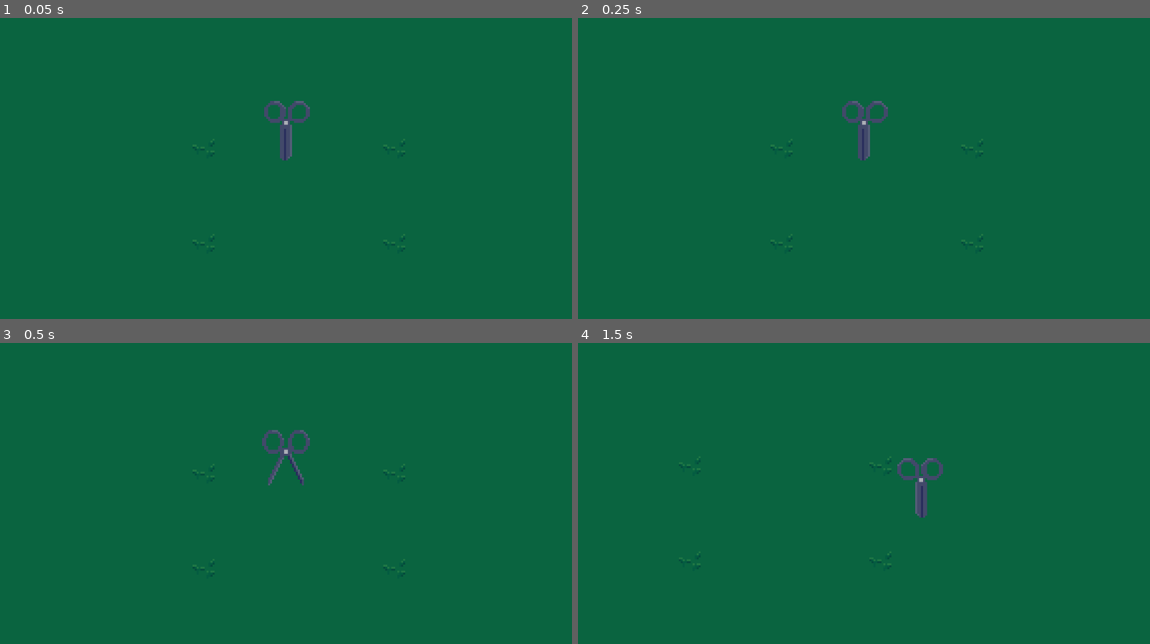
Above: before the commit, frames 1-4 (two rows, left to right).
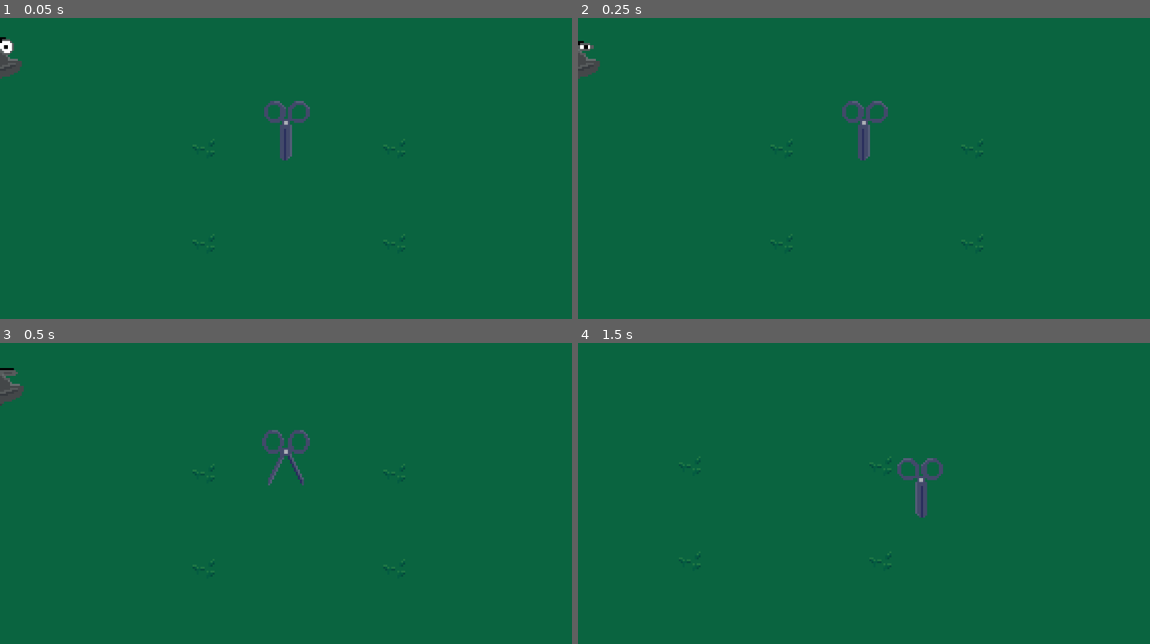
Above: after the commit, the same moments.

Repository: dat1010/walkingasscissors
Game: Godot game, scene res://scenes/game.tscn
Same seed, same stepped clock (60 frames per second), same inputs: the game is played once before the commit and once after it.
Inputs:
- Up to frame 1 (0.05 s): no input
- Up to frame 2 (0.25 s): no input
- Up to frame 3 (0.5 s): no input
- Up to frame 4 (1.5 s): hold Right (ui_right) 0.53-1.28 s; tap E (attack) at 0.6, 1.35 s; hold Down (ui_down) from 1.28 s (still down)

The runs differ from the first frame. In frame 1, 0.3% of the frame differs, in the area x 0-4%, y 6-21%; in frame 2, 0.3%; in frame 3, 0.3%; in frame 4, nothing differs.

Commit message:
added main game loop

Diff:
--- a/scenes/game.tscn
+++ b/scenes/game.tscn
@@ -19,6 +19,8 @@
 
 [node name="GameManager" type="Node" parent="."]
 script = ExtResource("1_5r31k")
+enemy_scene = ExtResource("3_8ubiw")
+player_node_path = NodePath("../Player")
 
 [node name="Player" parent="." instance=ExtResource("1_u3u7u")]
 z_index = 1
@@ -29,8 +31,5 @@
 format = 2
 layer_0/tile_data = PackedInt32Array(65538, 0, 1, 131074, 0, 1, 131073, 0, 0, 131072, 0, 1, 196607, 0, 1, 131071, 0, 1, …(10810 unchanged characters)…
 
-[node name="Enemy" parent="." instance=ExtResource("3_8ubiw")]
-position = Vector2(-71, -89)
-
 [node name="CharacterBody2D" parent="." instance=ExtResource("4_8u4n5")]
 position = Vector2(249, -89)
--- a/scrips/enemy.gd
+++ b/scrips/enemy.gd
@@ -6,6 +6,7 @@
 var health = 100
 var is_player_in_attack_zone = false
 var can_take_damage = true
+signal enemy_died
 
 @onready var animated_sprite_2d: AnimatedSprite2D = $AnimatedSprite2D
 @onready var take_damage_cooldown: Timer = $TakeDamageCooldown
@@ -56,6 +57,7 @@
 			if health <= 0:
 				#animated_sprite_2d.play("death")
 				#await animated_sprite_2d.animation_finished TODO this breaks the death of the rock. somehow the rock keeps going and wont die with this wait
+				emit_signal("enemy_died")
 				self.queue_free()
 
 func _on_take_damage_cooldown_timeout() -> void:
--- a/scrips/game_manager.gd
+++ b/scrips/game_manager.gd
@@ -4,3 +4,52 @@
 # 2. show story scene
 # 3. show main game
 # 4. show end screen
+
+@export var enemy_scene : PackedScene
+@export var player_node_path: NodePath
+@export var spawn_min: Vector2 = Vector2(-150, -150)
+@export var spawn_max: Vector2 = Vector2(150, 150)
+
+var current_round: int = 1
+var enemies_alive: int = 0
+var game_active: bool = true
+
+func _ready() -> void:
+	var player = get_node(player_node_path)
+
+	player.connect("player_died", Callable(self, "_on_player_died"))
+
+	start_round(current_round)
+
+func start_round(round_number: int) -> void:
+	enemies_alive = 0
+
+	for i in range(round_number):
+		var new_enemy = enemy_scene.instantiate()
+		add_child(new_enemy)
+
+		# Position the enemy randomly
+		var random_pos = Vector2(
+			randf_range(spawn_min.x, spawn_max.x),
+			randf_range(spawn_min.y, spawn_max.y)
+		)
+		new_enemy.position = random_pos
+
+		new_enemy.connect("enemy_died", Callable(self, "_on_enemy_died"))
+
+		enemies_alive += 1
+
+	print("Starting round %d with %d enemies" % [round_number, enemies_alive])
+
+
+func _on_enemy_died() -> void:
+	enemies_alive -= 1
+	print("Enemy died! Remaining: ", enemies_alive)
+
+	if enemies_alive <= 0 and game_active:
+		current_round += 1
+		start_round(current_round)
+
+func _on_player_died() -> void:
+	game_active = false
+	print("Game Over! You survived up to round %d" % current_round)
--- a/scrips/player.gd
+++ b/scrips/player.gd
@@ -4,6 +4,7 @@
 const SPEED = 100
 const BASE_HEALTH = 100
 var current_direction = "none"
+signal player_died
 @onready var attack_cooldown: Timer = $AttackCooldown
 @onready var animated_sprite_2d: AnimatedSprite2D = $AnimatedSprite2D
 @onready var deal_attack_timer: Timer = $DealAttackTimer
@@ -27,6 +28,7 @@
 		is_player_alive = false
 		health = 0
 		print("Player has been killed")
+		emit_signal("player_died")
 		get_tree().change_scene_to_packed(end_screen_scene)
 		#self.queue_free()
 		#TODO add end screen
